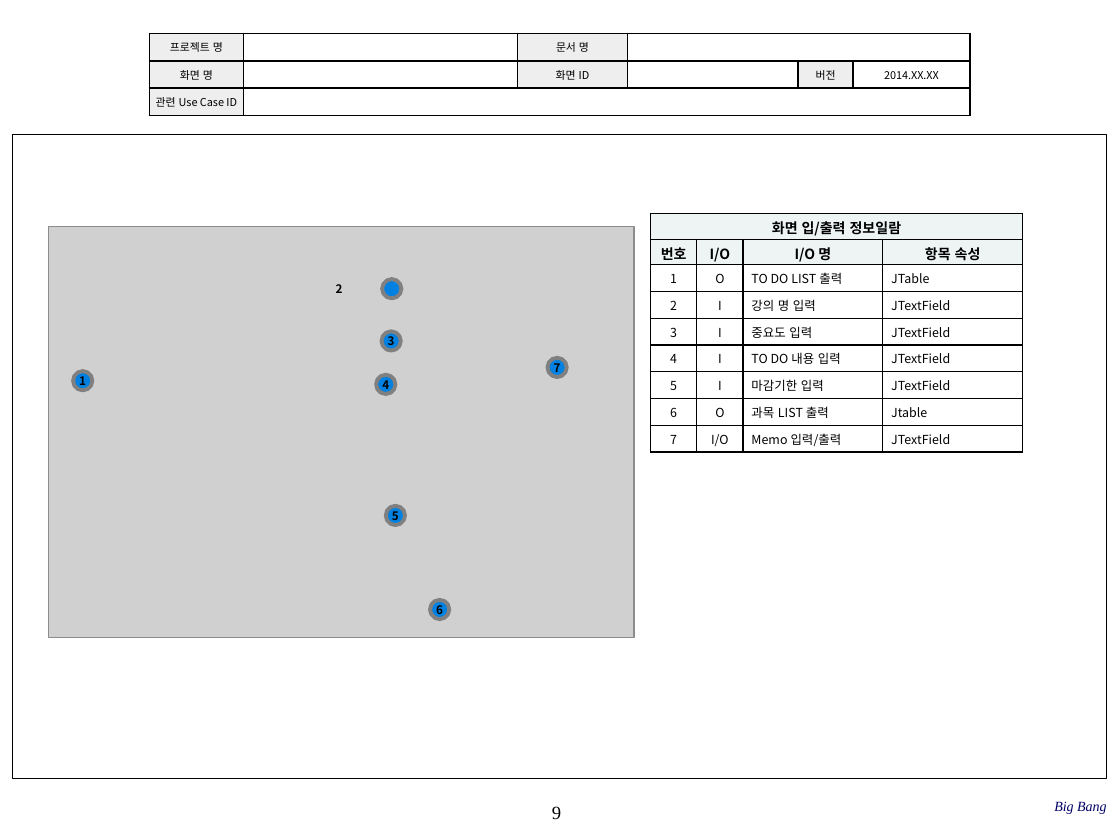
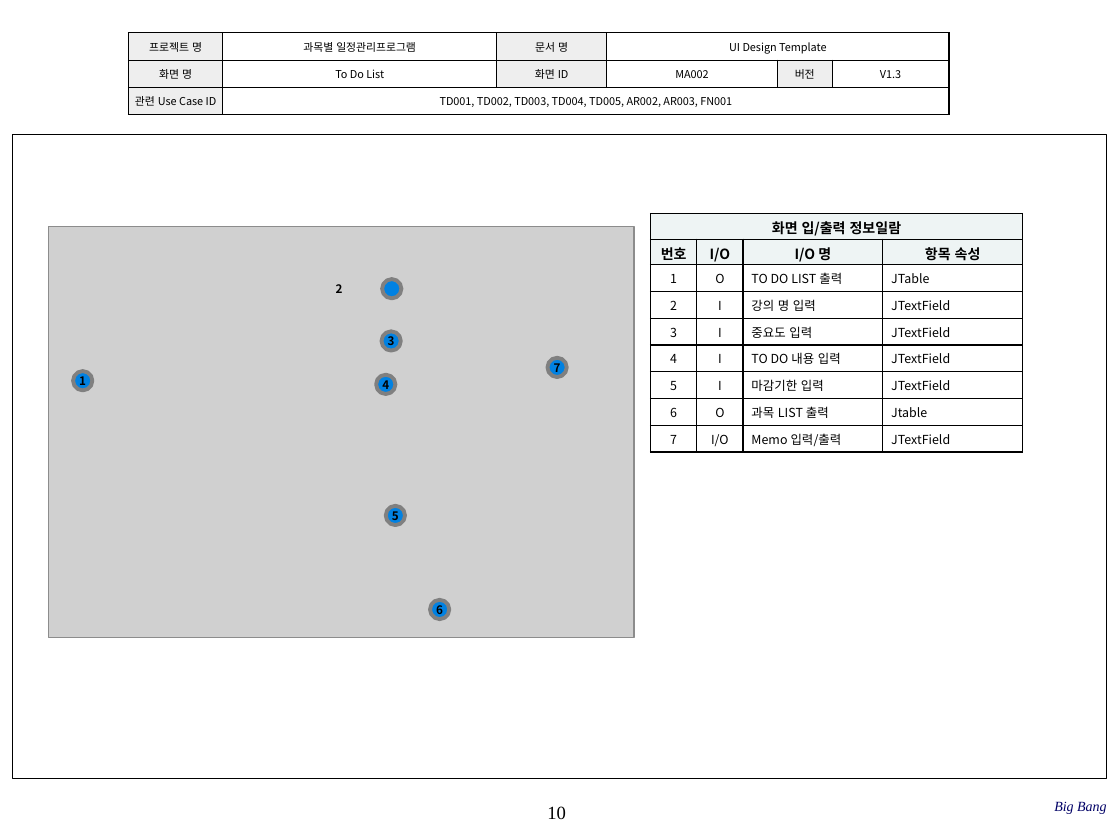
Before and after one commit to SE-admin/SE2017_1_bigbang, a slide deck: slide 10 of doc/3_ 설계서/UI Design Template.pptx (slide 9 before the commit). Drawn at 1120x840 pixels with LibreOffice and Linux fonts; fonts in the diff are those of the drawing; grey boxes stand for pictures; background and template pictures are left out. Boxes give left, top, right and bottom in pixels: in the first picture for what was removed or moved away, otherwise in the second. Text is boxed around its words. In the diff, an @@ line names an element or a change of style, - is before the commit and + after.

Commit message:
UI Design Template.pptx 수정 최종 수정

```diff
--- a/doc/3_ 설계서/UI Design Template.pptx
+++ b/doc/3_ 설계서/UI Design Template.pptx
@@ table at [129, 32, 950, 114] @@
-row 1, column 2: 
+row 1, column 2: 과목별 일정관리프로그램
-row 1, column 4: 
+row 1, column 4: UI Design Template
-row 2: 화면 명 |  | 화면 ID |  | 버전 | 2014.XX.XX
+row 2: 화면 명 | To Do List | 화면 ID | MA002 | 버전 | V1.3
-row 3, column 2: 
+row 3, column 2: TD001, TD002, TD003, TD004, TD005, AR002, AR003, FN001
@@ table: place and size @@
-table at [149, 34, 970, 115]
+table at [129, 32, 950, 114]
@@ page number at [547, 806, 566, 819]: text changed @@
-9
+10
```
Also in this commit, not shown: 10 other slides changed, 2 slides removed.
